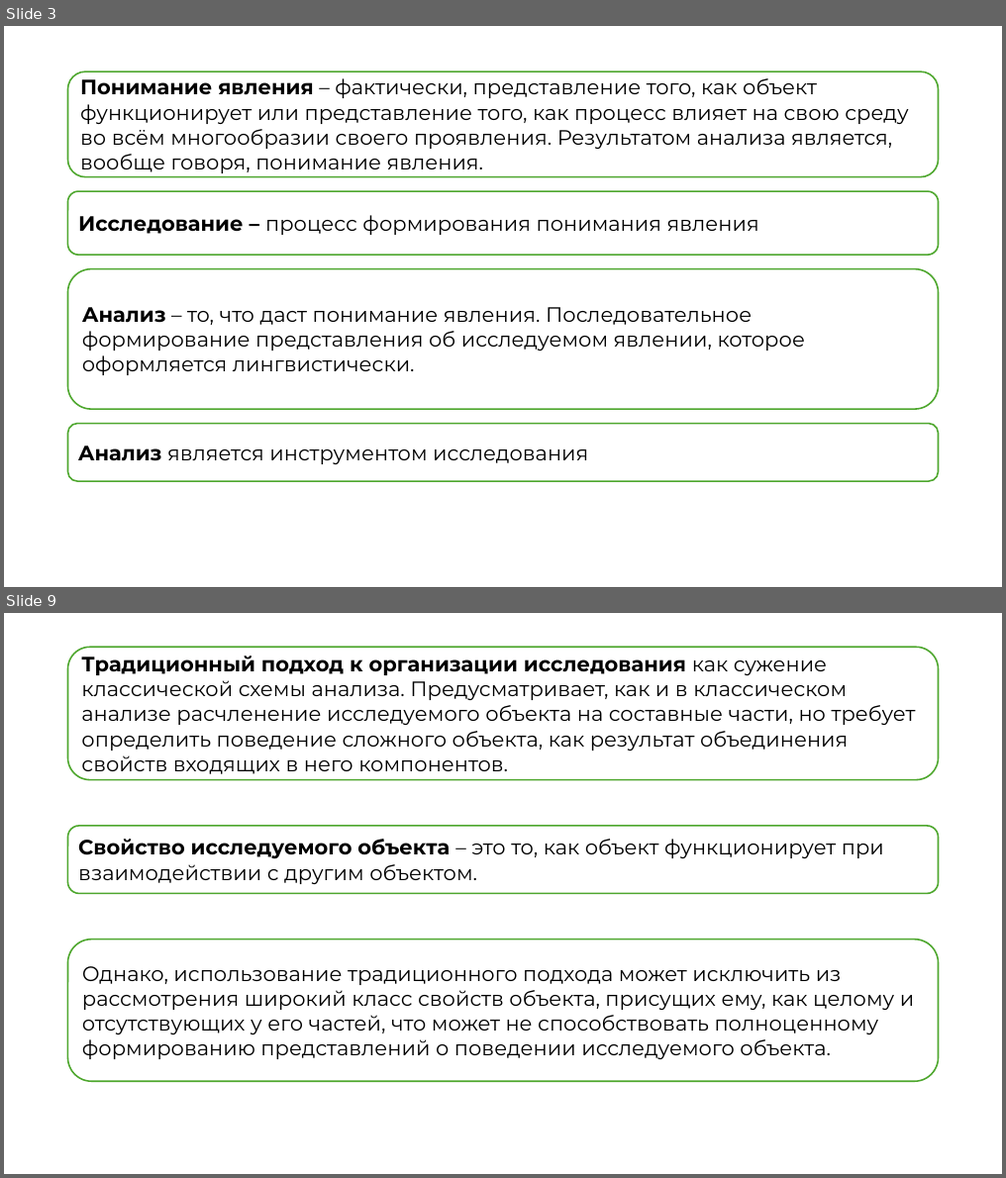
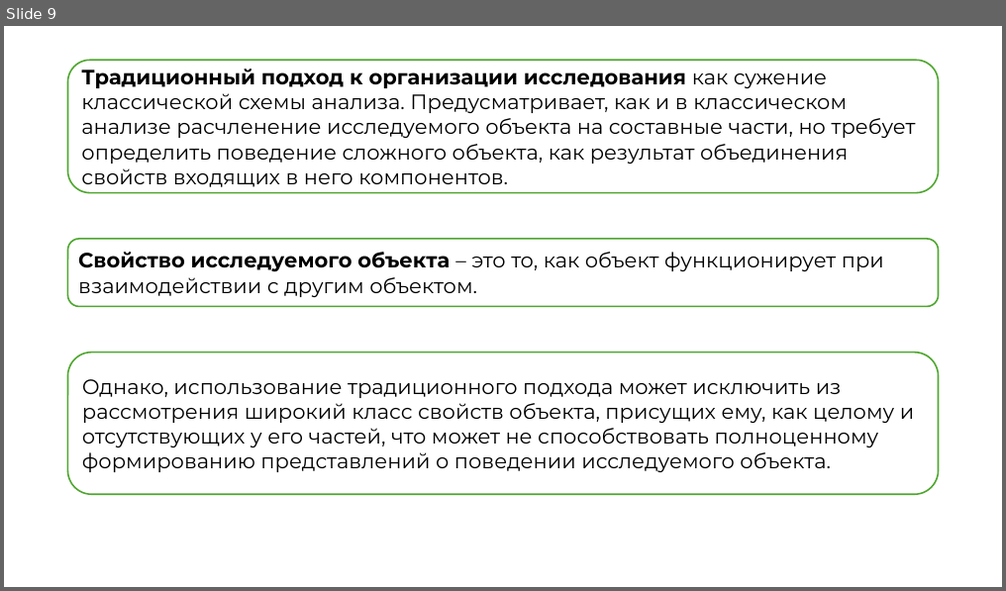
Before and after one commit to kuskas112/Labs, a slide deck: Основы системного анализа/lab1/lab1.pptx. Shown one above the other, each under a label of ours: slides 3 and 9 before the commit, slide 9 after it; the slides between them are not shown. The pictures are 1006x1178 and 1006x591 pixels, drawn with LibreOffice and Linux fonts; fonts in the diff are those of the drawing. Boxes give left, top, right and bottom in pixels: in the first picture for what was removed or moved away, otherwise in the second. Text is boxed around its words. In the diff, an @@ line names an element or a change of style, - is before the commit and + after.

```diff
--- a/Основы системного анализа/lab1/lab1.pptx
+++ b/Основы системного анализа/lab1/lab1.pptx
@@ slide 3 removed at bbox=[4, 26, 1002, 587], background #FFFFFF @@
@@ rounded rectangle removed at bbox=[67, 72, 939, 177] @@
-Понимание явления – фактически, представление того, как объект функционирует или представление того, как процесс влияет на свою среду во всём многообразии своего проявления. Результатом анализа является, вообще говоря, понимание явления.
@@ rounded rectangle removed at bbox=[67, 191, 939, 255] @@
-Исследование – процесс формирования понимания явления
@@ rounded rectangle removed at bbox=[67, 270, 939, 409] @@
-Анализ – то, что даст понимание явления. Последовательное формирование представления об исследуемом явлении, которое оформляется лингвистически.
@@ rounded rectangle removed at bbox=[67, 424, 939, 481] @@
-Анализ является инструментом исследования
```
Also in this commit, not shown: 2 slides changed, 4 slides added, 4 other slides removed, 4 other files.
